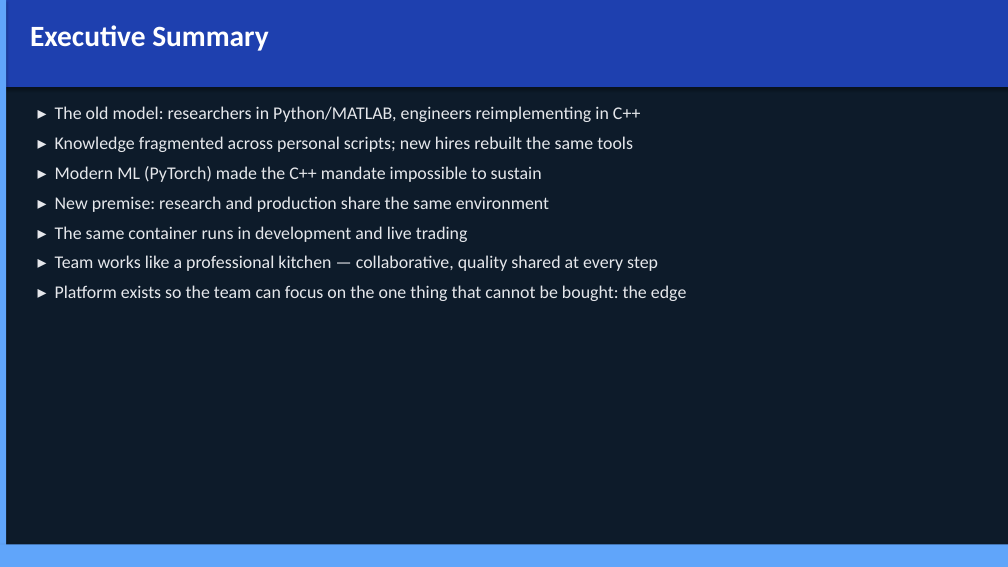
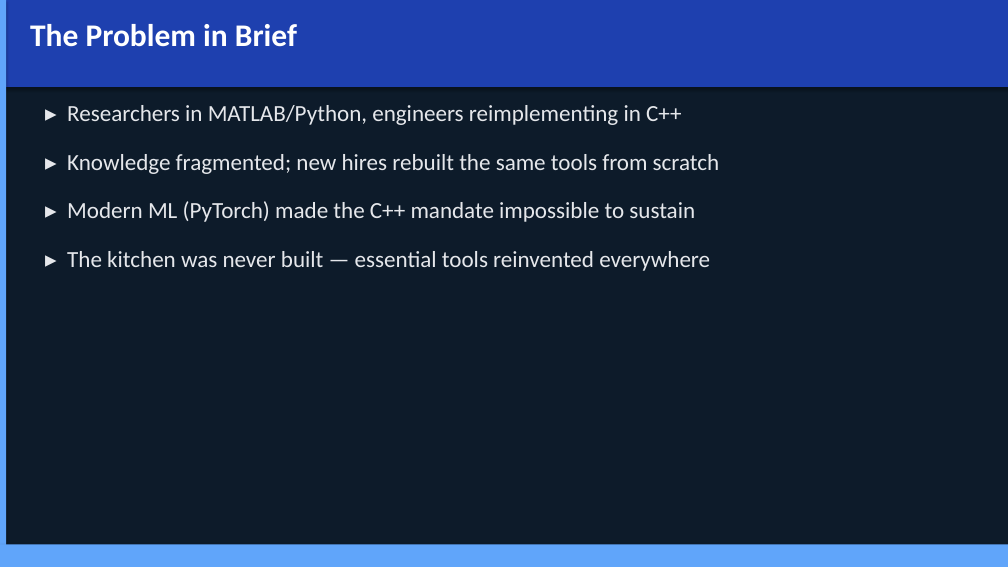
Before and after one commit to Jebel-Quant/platform, a slide deck: slide 2 of vision.pptx. Drawn at 1008x567 pixels with LibreOffice and Linux fonts; fonts in the diff are those of the drawing. Boxes give left, top, right and bottom in pixels: in the first picture for what was removed or moved away, otherwise in the second. Text is boxed around its words. In the diff, an @@ line names an element or a change of style, - is before the commit and + after.

```diff
--- a/vision.pptx
+++ b/vision.pptx
@@ text at box(30, 24, 297, 47): text changed; size 28 to 30 pt @@
-Executive Summary
+The Problem in Brief
@@ text "▸ Researchers in MATLAB/Python, engineers ...": place and size @@
-text "▸ Researchers in MATLAB/Python, engineers ..." at box(55, 106, 686, 301)
+text "▸ Researchers in MATLAB/Python, engineers ..." at box(67, 105, 719, 271)
@@ text at box(67, 105, 719, 174): text changed; size 17 to 22 pt @@
-▸ The old model: researchers in Python/MATLAB, engineers reimplementing in C++
-▸ Knowledge fragmented across personal scripts; new hires rebuilt the same tools
+▸ Researchers in MATLAB/Python, engineers reimplementing in C++
+▸ Knowledge fragmented; new hires rebuilt the same tools from scratch
@@ text at box(67, 201, 695, 222): size 17 to 22 pt in "▸ Modern ML (PyTorch) made the C++ ..."; more space between paragraphs @@
@@ text at box(67, 251, 710, 271): text changed; size 17 to 22 pt @@
-▸ New premise: research and production share the same environment
-▸ The same container runs in development and live trading
-▸ Team works like a professional kitchen — collaborative, quality shared at every step
-▸ Platform exists so the team can focus on the one thing that cannot be bought: the edge
+▸ The kitchen was never built — essential tools reinvented everywhere
```
Also in this commit, not shown: 18 other slides changed, 19 slides added, 1 other file.
